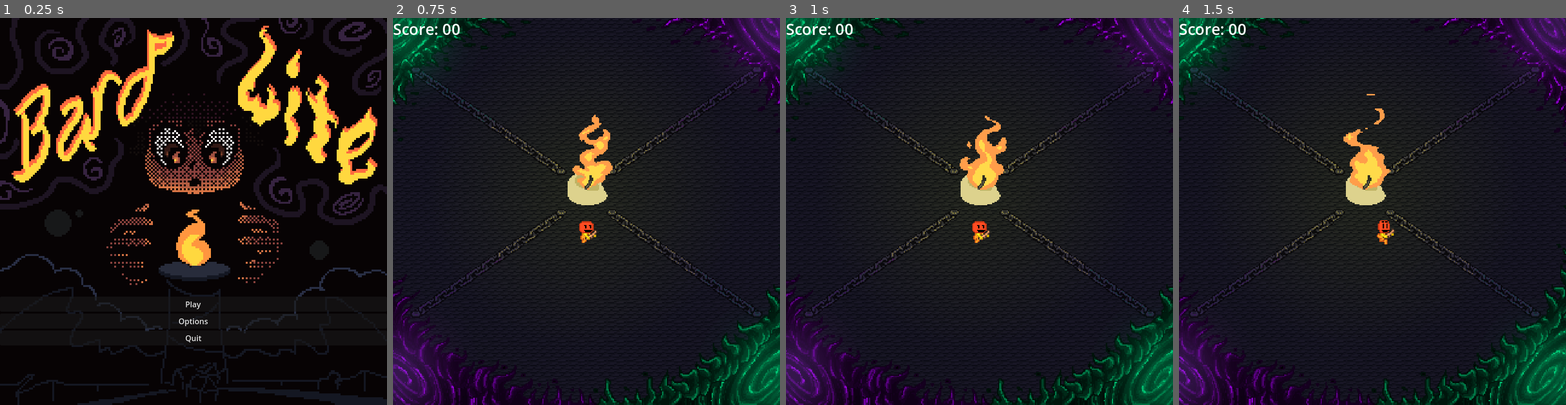
Above: before the commit, frames 1-4 (left to right).
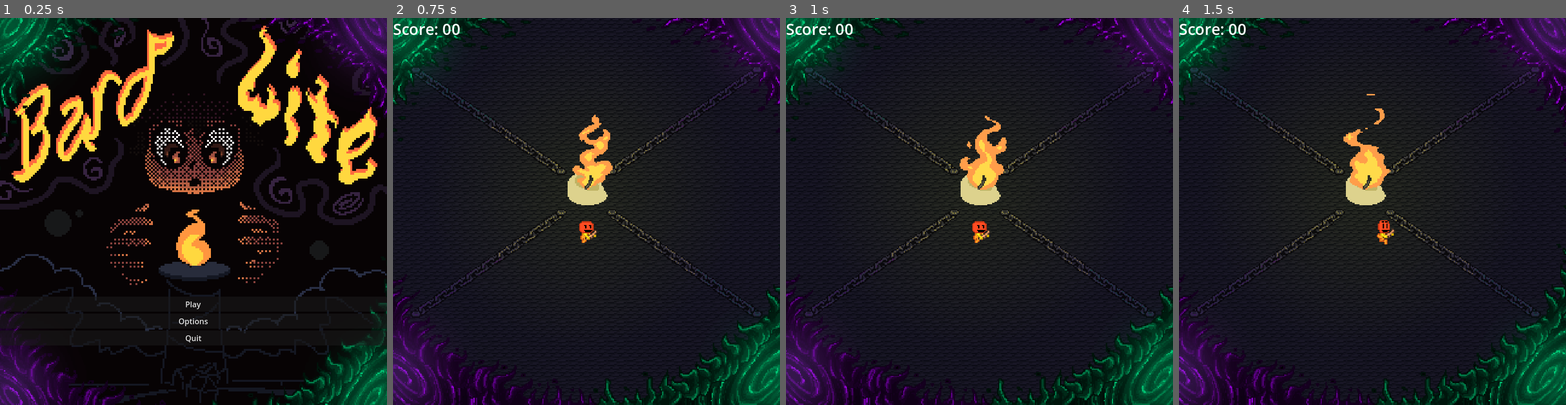
Above: after the commit, the same moments.

Repository: Everkade/Bardlite
Game: Godot game, scene res://menu.tscn
Same seed, same stepped clock (60 frames per second), same inputs: the game is played once before the commit and once after it.
Inputs:
- Up to frame 1 (0.25 s): no input
- Up to frame 2 (0.75 s): click "Play" at 0.5 s
- Up to frame 3 (1 s): no input
- Up to frame 4 (1.5 s): hold Right (ui_right) from 1.28 s (still down)

The runs differ from the first frame. In frame 1, 10% of the frame differs, in the area x 0-100%, y 0-100%; in frame 2, nothing differs; in frame 3, nothing differs; in frame 4, nothing differs.

Commit message:
BG in main menu

Diff:
--- a/menu.tscn
+++ b/menu.tscn
@@ -1,7 +1,19 @@
-[gd_scene load_steps=3 format=3 uid="uid://cbu5t5fiftto2"]
+[gd_scene load_steps=15 format=3 uid="uid://cbu5t5fiftto2"]
 
 [ext_resource type="Script" path="res://menu.gd" id="1_e6ysn"]
 [ext_resource type="Texture2D" uid="uid://d35nhsmmmah5o" path="res://Art/Environment/Backgrounds/Bg.png" id="2_1vrjj"]
+[ext_resource type="Texture2D" uid="uid://whehh33mo8c1" path="res://Art/Environment/Backgrounds/BG - BL_BG.png" id="3_vhvm8"]
+[ext_resource type="Texture2D" uid="uid://b4qdfpw7akdtx" path="res://Art/Environment/Backgrounds/BG - BL_FG.png" id="4_vimfc"]
+[ext_resource type="Texture2D" uid="uid://bld0ysvlj7m83" path="res://Art/Environment/Backgrounds/BG - BL_Glow.png" id="5_efj1f"]
+[ext_resource type="Texture2D" uid="uid://ctjwexuetmou8" path="res://Art/Environment/Backgrounds/BG - BR_BG.png" id="6_pffxs"]
+[ext_resource type="Texture2D" uid="uid://dux7oabqlcyo0" path="res://Art/Environment/Backgrounds/BG - BR_FG.png" id="7_6v6s4"]
+[ext_resource type="Texture2D" uid="uid://bej8y55wlraar" path="res://Art/Environment/Backgrounds/BG - BR_Glow.png" id="8_jw17s"]
+[ext_resource type="Texture2D" uid="uid://wpfta6cig46q" path="res://Art/Environment/Backgrounds/BG - TL_BG.png" id="9_jpxgn"]
+[ext_resource type="Texture2D" uid="uid://dbracriqcy1od" path="res://Art/Environment/Backgrounds/BG - TL_FG.png" id="10_dp1km"]
+[ext_resource type="Texture2D" uid="uid://c6c2r7sarg1ne" path="res://Art/Environment/Backgrounds/BG - TL_Glow.png" id="11_v43ko"]
+[ext_resource type="Texture2D" uid="uid://dmxacp23lvnnn" path="res://Art/Environment/Backgrounds/BG - TR_BG.png" id="12_xcvkb"]
+[ext_resource type="Texture2D" uid="uid://v5agj0pvq4h8" path="res://Art/Environment/Backgrounds/BG - TR_FG.png" id="13_yifuj"]
+[ext_resource type="Texture2D" uid="uid://0x8tdklvyjt4" path="res://Art/Environment/Backgrounds/BG - TR_Glow.png" id="14_1v8br"]
 
 [node name="Menu" type="Control"]
 layout_mode = 3
@@ -24,6 +36,90 @@
 offset_bottom = 800.0
 texture = ExtResource("2_1vrjj")
 stretch_mode = 5
+
+[node name="BL_BG" type="TextureRect" parent="TextureRect"]
+offset_left = -48.0
+offset_top = -48.0
+offset_right = 848.0
+offset_bottom = 848.0
+texture = ExtResource("3_vhvm8")
+
+[node name="BL_FG" type="TextureRect" parent="TextureRect"]
+offset_left = -48.0
+offset_top = -48.0
+offset_right = 848.0
+offset_bottom = 848.0
+texture = ExtResource("4_vimfc")
+
+[node name="BL_Glow" type="TextureRect" parent="TextureRect"]
+offset_left = -48.0
+offset_top = -48.0
+offset_right = 848.0
+offset_bottom = 848.0
+texture = ExtResource("5_efj1f")
+
+[node name="BR_BG" type="TextureRect" parent="TextureRect"]
+offset_left = -48.0
+offset_top = -48.0
+offset_right = 848.0
+offset_bottom = 848.0
+texture = ExtResource("6_pffxs")
+
+[node name="BR_FG" type="TextureRect" parent="TextureRect"]
+offset_left = -48.0
+offset_top = -48.0
+offset_right = 848.0
+offset_bottom = 848.0
+texture = ExtResource("7_6v6s4")
+
+[node name="BR_Glow" type="TextureRect" parent="TextureRect"]
+offset_left = -48.0
+offset_top = -48.0
+offset_right = 848.0
+offset_bottom = 848.0
+texture = ExtResource("8_jw17s")
+
+[node name="TL_BG" type="TextureRect" parent="TextureRect"]
+offset_left = -48.0
+offset_top = -48.0
+offset_right = 848.0
+offset_bottom = 848.0
+texture = ExtResource("9_jpxgn")
+
+[node name="TL_FG" type="TextureRect" parent="TextureRect"]
+offset_left = -48.0
+offset_top = -48.0
+offset_right = 848.0
+offset_bottom = 848.0
+texture = ExtResource("10_dp1km")
+
+[node name="TL_Glow" type="TextureRect" parent="TextureRect"]
+offset_left = -48.0
+offset_top = -48.0
+offset_right = 848.0
+offset_bottom = 848.0
+texture = ExtResource("11_v43ko")
+
+[node name="TR_BG" type="TextureRect" parent="TextureRect"]
+offset_left = -48.0
+offset_top = -48.0
+offset_right = 848.0
+offset_bottom = 848.0
+texture = ExtResource("12_xcvkb")
+
+[node name="TR_FG" type="TextureRect" parent="TextureRect"]
+offset_left = -48.0
+offset_top = -48.0
+offset_right = 848.0
+offset_bottom = 848.0
+texture = ExtResource("13_yifuj")
+
+[node name="TR_Glow" type="TextureRect" parent="TextureRect"]
+offset_left = -48.0
+offset_top = -48.0
+offset_right = 848.0
+offset_bottom = 848.0
+texture = ExtResource("14_1v8br")
 
 [node name="MarginContainer" type="MarginContainer" parent="."]
 layout_mode = 1
